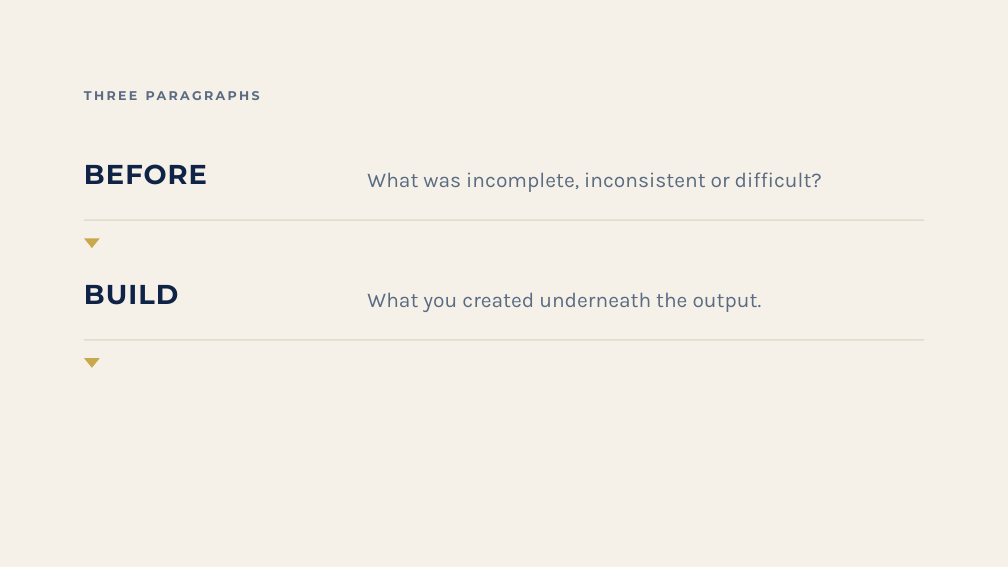
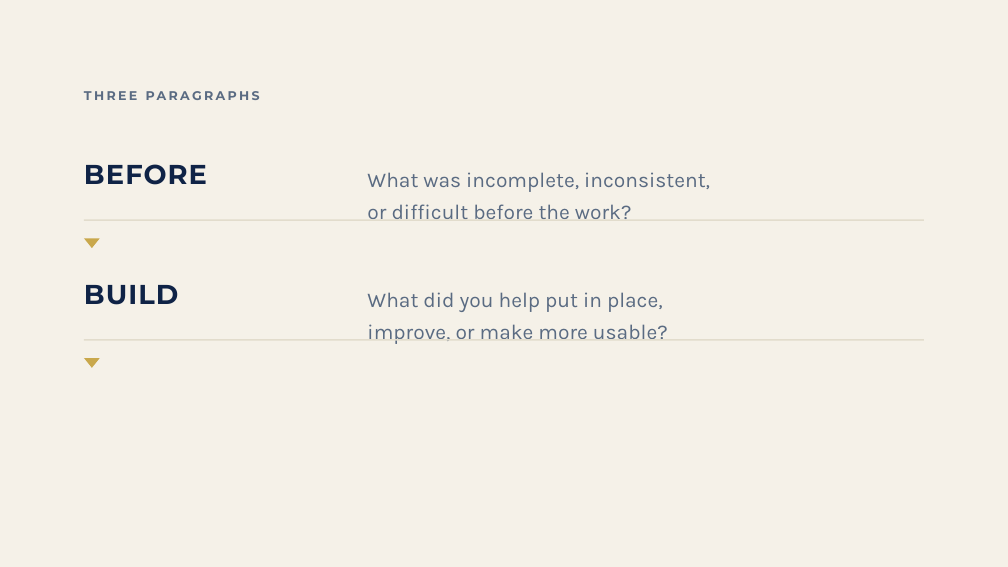
Before and after one commit to temidanielle/temidayoafonja-site, a slide deck: slide 21 of deliverables/video-7-slides/out/Video_7_Reveal_Builds.pptx. Drawn at 1008x567 pixels with LibreOffice and Linux fonts; fonts in the diff are those of the drawing. Boxes give left, top, right and bottom in pixels: in the first picture for what was removed or moved away, otherwise in the second. Text is boxed around its words. In the diff, an @@ line names an element or a change of style, - is before the commit and + after.

```diff
--- a/deliverables/video-7-slides/out/Video_7_Reveal_Builds.pptx
+++ b/deliverables/video-7-slides/out/Video_7_Reveal_Builds.pptx
@@ text at <box>367,172,710,219</box>: text changed @@
-What was incomplete, inconsistent or difficult?
+What was incomplete, inconsistent,
+or difficult before the work?
@@ text at <box>367,292,668,344</box>: text changed @@
-What you created underneath the output.
+What did you help put in place,
+improve, or make more usable?
```
Also in this commit, not shown: 3 other slides changed, 18 other files.
